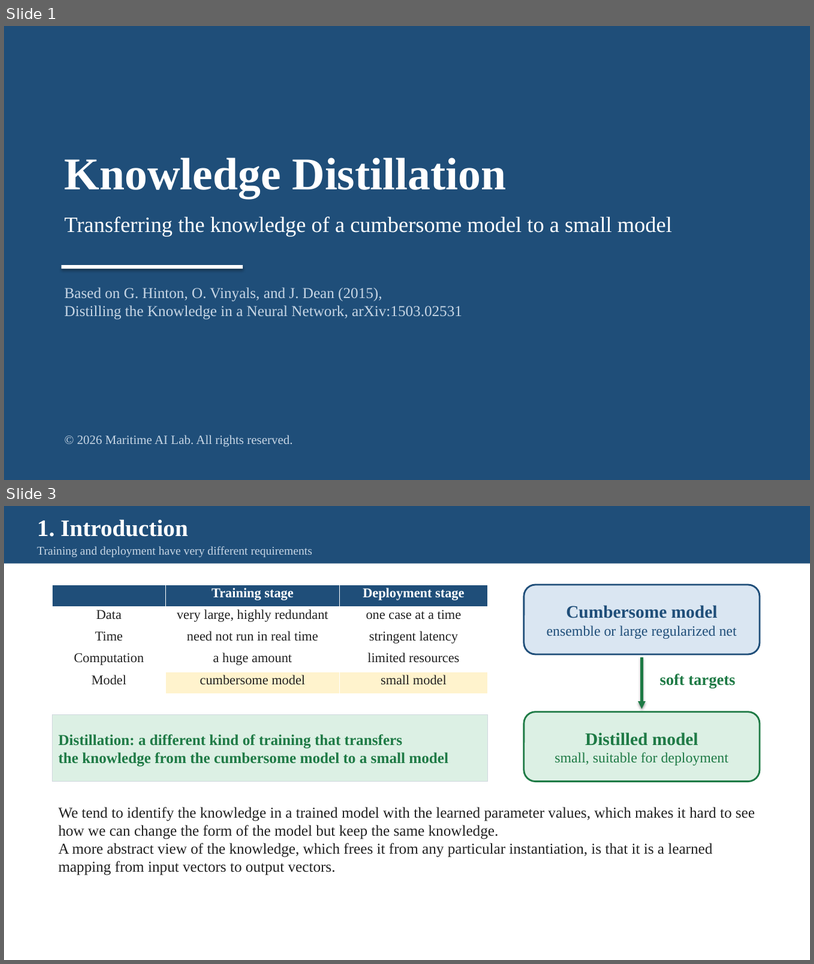
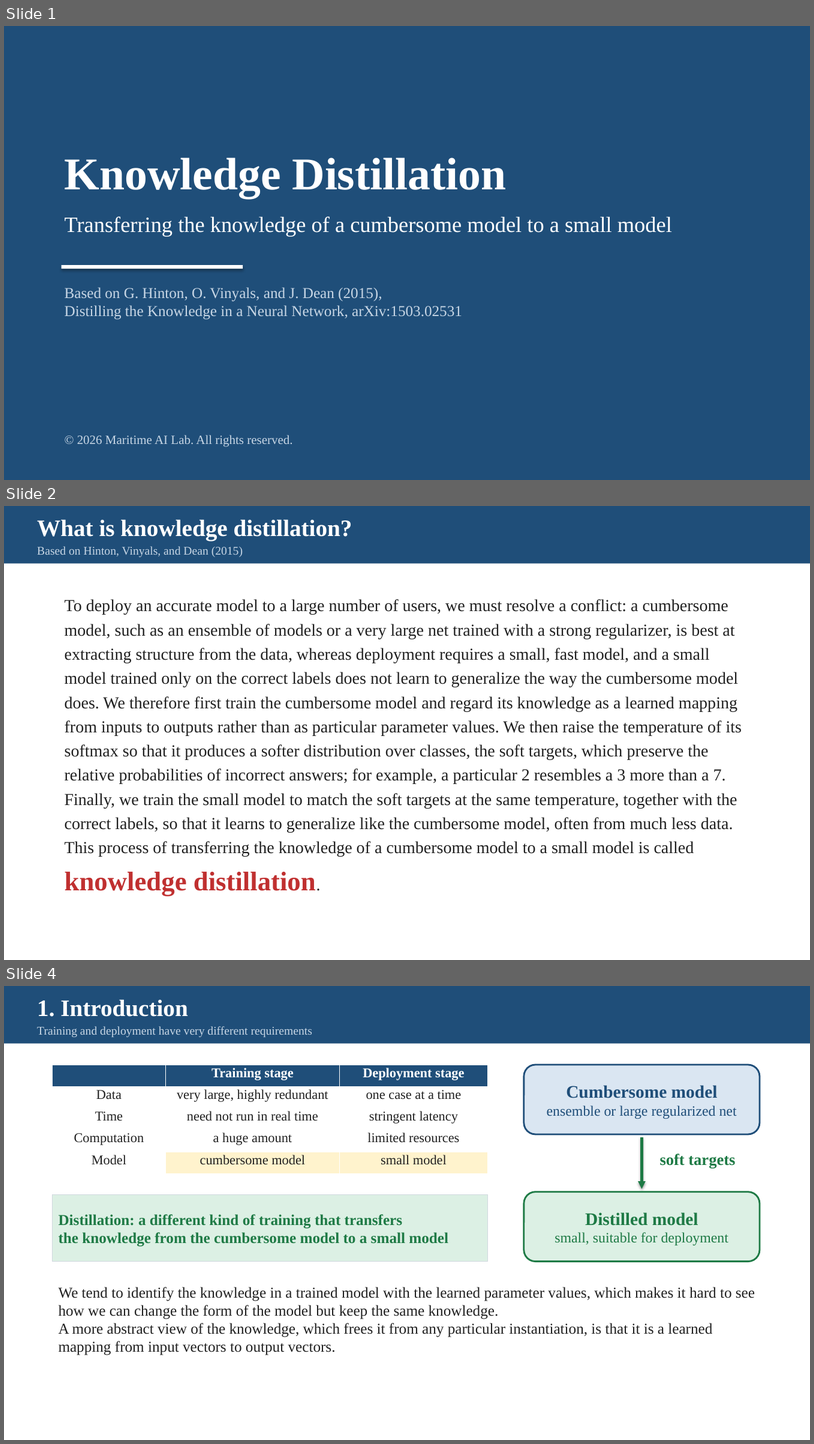
Before and after one commit to pychang-ai/115-1_DLMA, a slide deck: topics/knowledge-distillation/Knowledge_Distillation_slides_EN.pptx. Shown one above the other, each under a label of ours: slides 1 and 3 before the commit, slides 1, 2 and 4 after it; the slides between them are not shown. The pictures are 814x964 and 814x1444 pixels, drawn with LibreOffice and Linux fonts; fonts in the diff are those of the drawing. Boxes give left, top, right and bottom in pixels: in the first picture for what was removed or moved away, otherwise in the second. Text is boxed around its words. In the diff, an @@ line names an element or a change of style, - is before the commit and + after.

```diff
--- a/topics/knowledge-distillation/Knowledge_Distillation_slides_EN.pptx
+++ b/topics/knowledge-distillation/Knowledge_Distillation_slides_EN.pptx
@@ slide 2 added at bbox=[4, 506, 810, 960], background #FFFFFF @@
@@ rectangle added at bbox=[4, 506, 810, 564], fill #1F4E79 @@
@@ text added at bbox=[37, 519, 353, 540], 28 pt, text #FFFFFF, bold @@
+What is knowledge distillation?
@@ text added at bbox=[37, 546, 243, 557], 14 pt, text #C7D6E5 @@
+Based on Hinton, Vinyals, and Dean (2015)
@@ text added at bbox=[65, 599, 742, 895], 20 pt, text #202020 @@
+To deploy an accurate model to a large number of users, we must resolve a conflict: a cumbersome model, such as an ensemble of models or a very large net trained with a strong regularizer, is best at extracting structure from the data, whereas deployment requires a small, fast model, and a small model trained only on the correct labels does not learn to generalize the way the cumbersome model does. We therefore first train the cumbersome model and regard its knowledge as a learned mapping from inputs to outputs rather than as particular parameter values. We then raise the temperature of its softmax so that it produces a softer distribution over classes, the soft targets, which preserve the relative probabilities of incorrect answers; for example, a particular 2 resembles a 3 more than a 7. Finally, we train the small model to match the soft targets at the same temperature, together with the correct labels, so that it learns to generalize like the cumbersome model, often from much less data. This process of transferring the knowledge of a cumbersome model to a small model is called knowledge distillation.
@@ what was slide 3 is now slide 4 @@
```
Also in this commit, not shown: 4 slides changed, 1 other file.
